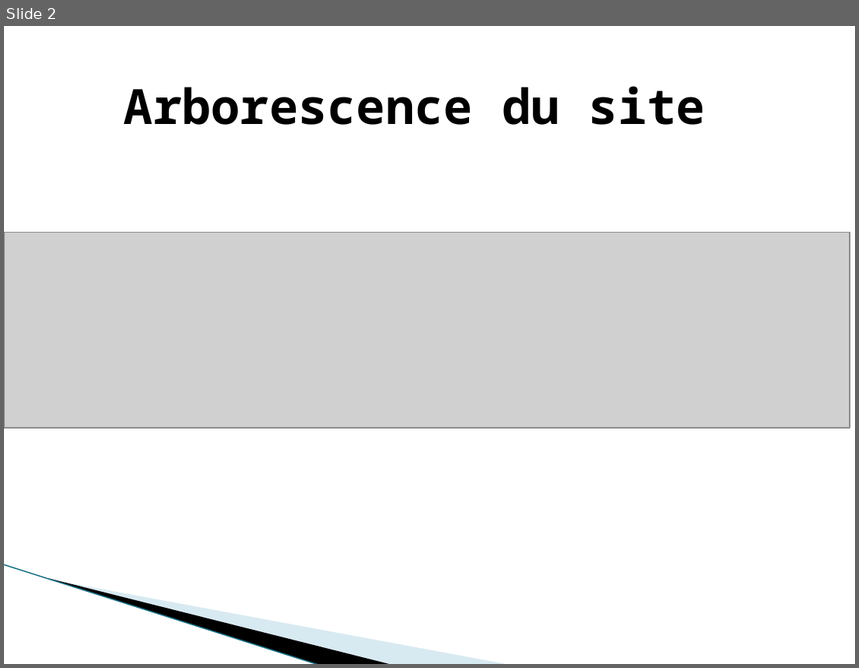
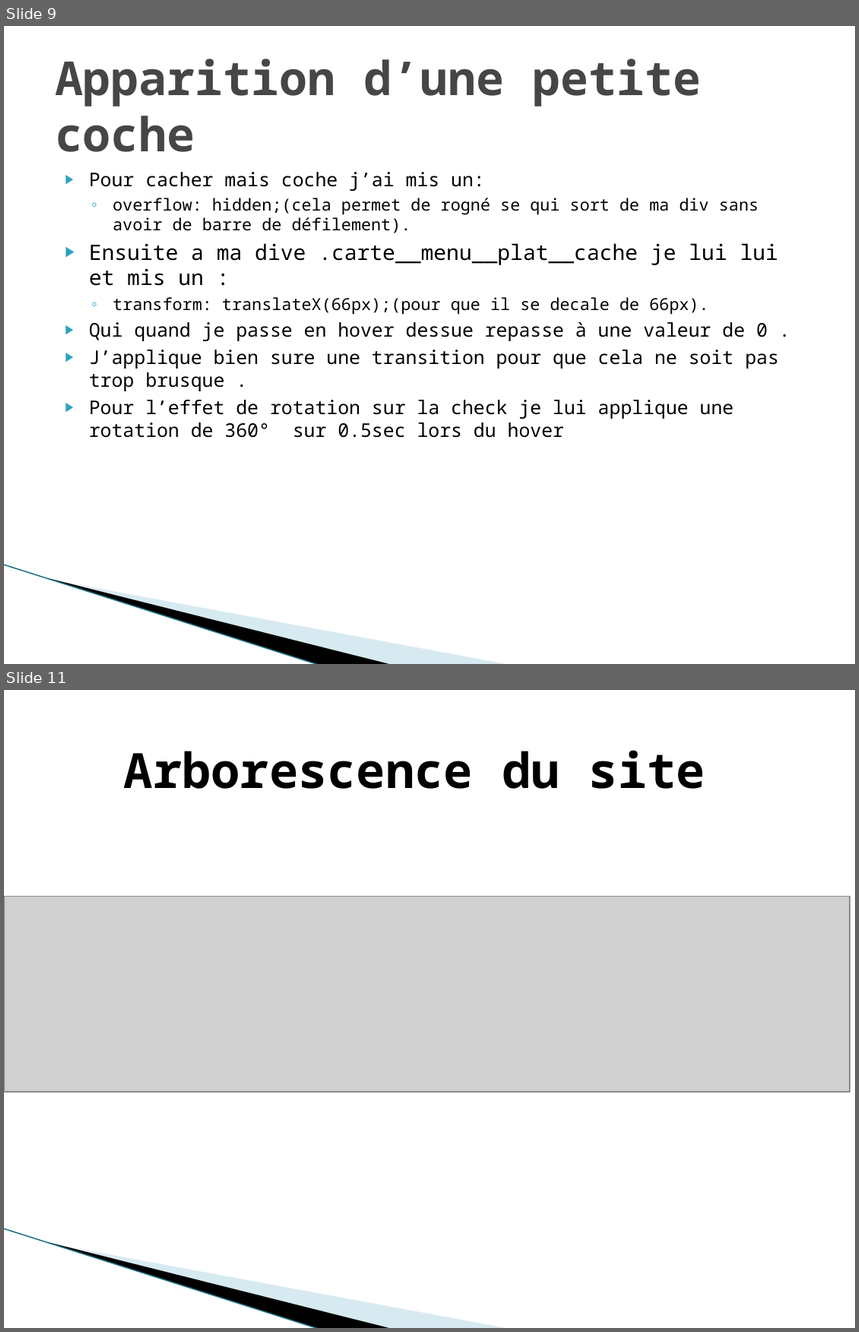
Before and after one commit to gwenaelgressier/GwenaelGressier_03_22022022, a slide deck: présentation du p3.pptx. Shown one above the other, each under a label of ours: slide 2 before the commit, slides 9 and 11 after it; the slides between them are not shown. The pictures are 859x668 and 859x1332 pixels, drawn with LibreOffice and Linux fonts; fonts in the diff are those of the drawing; grey boxes stand for pictures; background and template pictures are left out. Boxes give left, top, right and bottom in pixels: in the first picture for what was removed or moved away, otherwise in the second. Text is boxed around its words. In the diff, an @@ line names an element or a change of style, - is before the commit and + after.

```diff
--- a/présentation du p3.pptx
+++ b/présentation du p3.pptx
@@ slide 9 added at [4,26,855,664], background #FFFFFF; not listed: 3 template elements that a slide beside it also shows @@
@@ title added at [55,59,701,152], 39.6 pt, text #464646, bold @@
+Apparition d’une petite coche
@@ text added at [89,172,779,438], 16 pt, text #000000 @@
+▶ Pour cacher mais coche j’ai mis un:
+  ◦ overflow: hidden;(cela permet de rogné se qui sort de ma div sans avoir de barre de défilement).
+▶ Ensuite a ma dive .carte__menu__plat__cache je lui lui et mis un :
+  ◦ transform: translateX(66px);(pour que il se decale de 66px).
+▶ Qui quand je passe en hover dessue repasse à une valeur de 0 .
+▶ J’applique bien sure une transition pour que cela ne soit pas trop brusque .
+▶ Pour l’effet de rotation sur la check je lui applique une rotation de 360° sur 0.5sec lors du hover
@@ what was slide 2 is now slide 11 @@
```
Also in this commit, not shown: 1 slide changed, 9 other slides added, 5 other files.
